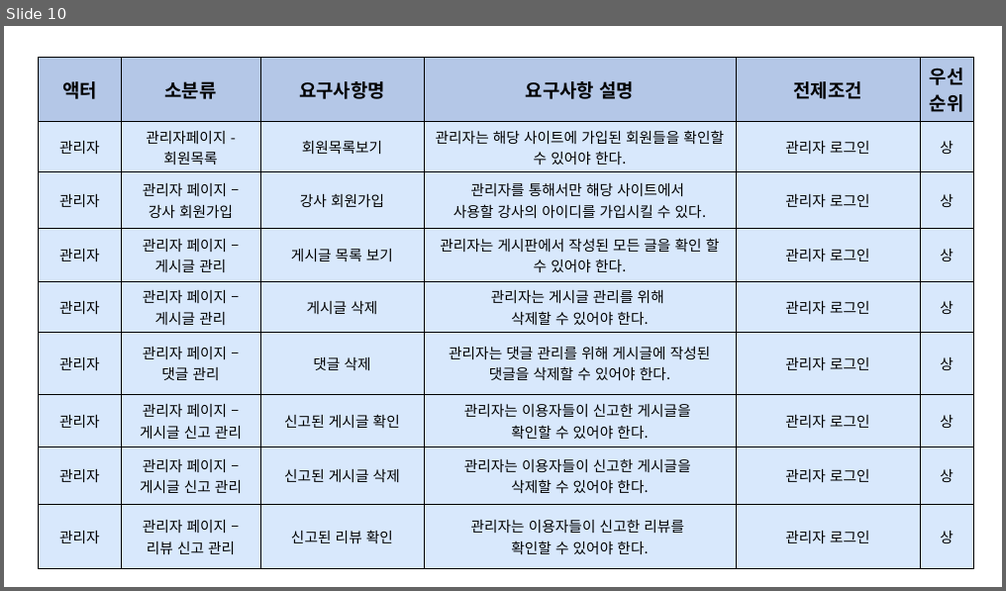
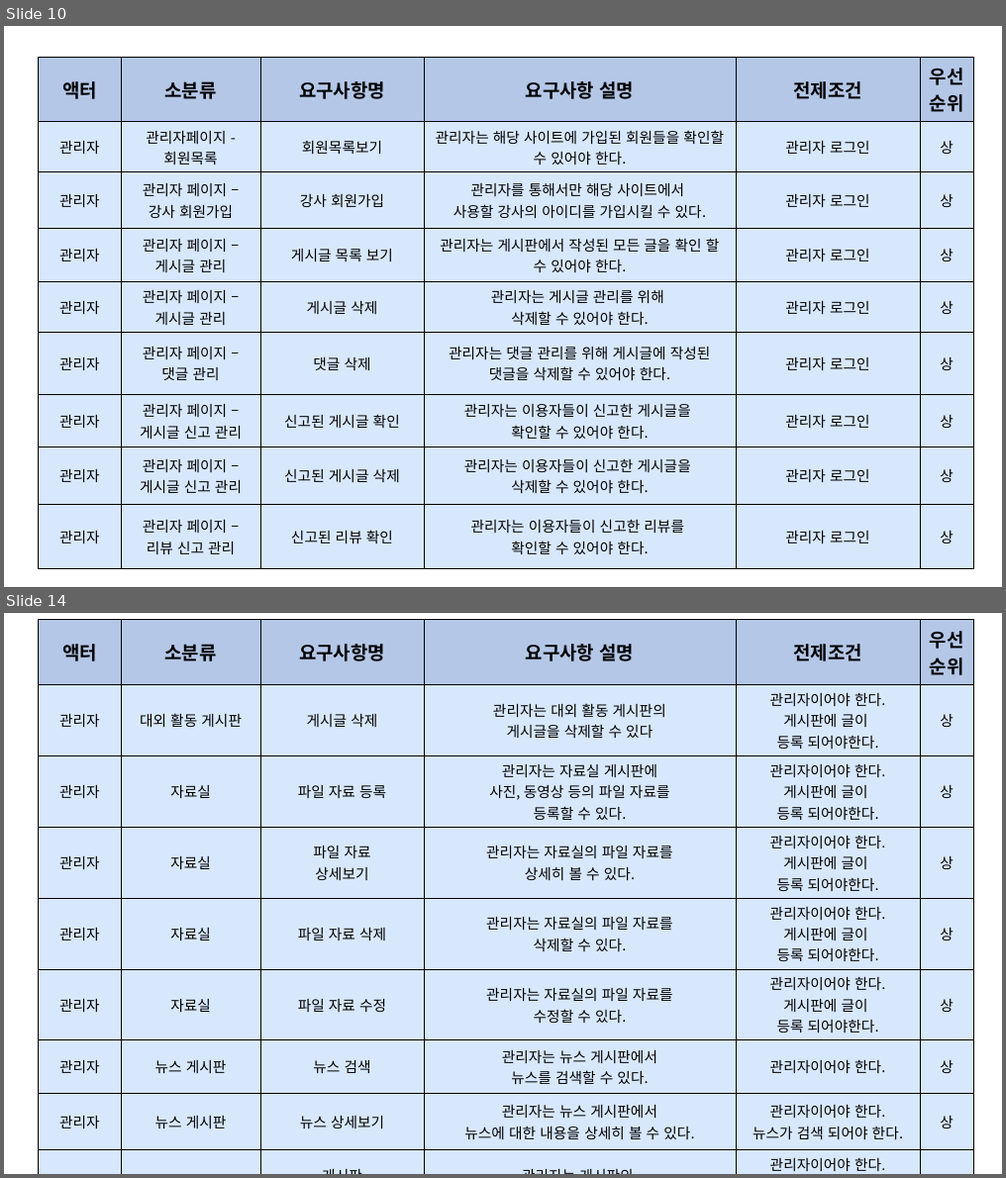
Before and after one commit to sedoll/team_pro4, a slide deck: output/요구사항_정의서/요구사항_정의서.pptx. Shown one above the other, each under a label of ours: slide 10 before the commit, slides 10 and 14 after it; the slides between them are not shown. The pictures are 1006x591 and 1006x1178 pixels, drawn with LibreOffice and Linux fonts; fonts in the diff are those of the drawing. Boxes give left, top, right and bottom in pixels: in the first picture for what was removed or moved away, otherwise in the second. Text is boxed around its words. In the diff, an @@ line names an element or a change of style, - is before the commit and + after.

Commit message:
[oh 231024] readme 요구사항, 결과이미지, 클래스다이어그램 수정

```diff
--- a/output/요구사항_정의서/요구사항_정의서.pptx
+++ b/output/요구사항_정의서/요구사항_정의서.pptx
@@ slide 14 added at [4,613,1002,1174], background #FFFFFF @@
@@ table added at [39,620,974,1174], 9 rows, 6 columns @@
+액터 | 소분류 | 요구사항명 | 요구사항 설명 | 전제조건 | 우선순위
+관리자 | 대외 활동 게시판 | 게시글 삭제 | 관리자는 대외 활동 게시판의 / 게시글을 삭제할 수 있다 | 관리자이어야 한다. / 게시판에 글이 / 등록 되어야한다. | 상
+관리자 | 자료실 | 파일 자료 등록 | 관리자는 자료실 게시판에 / 사진, 동영상 등의 파일 자료를 / 등록할 수 있다. | 관리자이어야 한다. / 게시판에 글이 / 등록 되어야한다. | 상
+관리자 | 자료실 | 파일 자료 / 상세보기 | 관리자는 자료실의 파일 자료를 / 상세히 볼 수 있다. | 관리자이어야 한다. / 게시판에 글이 / 등록 되어야한다. | 상
+관리자 | 자료실 | 파일 자료 삭제 | 관리자는 자료실의 파일 자료를 / 삭제할 수 있다. | 관리자이어야 한다. / 게시판에 글이 / 등록 되어야한다. | 상
+관리자 | 자료실 | 파일 자료 수정 | 관리자는 자료실의 파일 자료를 / 수정할 수 있다. | 관리자이어야 한다. / 게시판에 글이 / 등록 되어야한다. | 상
+관리자 | 뉴스 게시판 | 뉴스 검색 | 관리자는 뉴스 게시판에서 / 뉴스를 검색할 수 있다. | 관리자이어야 한다. | 상
+관리자 | 뉴스 게시판 | 뉴스 상세보기 | 관리자는 뉴스 게시판에서 / 뉴스에 대한 내용을 상세히 볼 수 있다. | 관리자이어야 한다. / 뉴스가 검색 되어야 한다. | 상
+관리자 | 자유 게시판 | 게시판 / 상세 보기 | 관리자는 게시판의 / 게시글 내용을 상세히 볼 수 있다. | 관리자이어야 한다. / 게시판에 글이 / 등록 되어야한다. | 상
```
Also in this commit, not shown: 1 slide changed, 6 other slides added, 57 other files.
